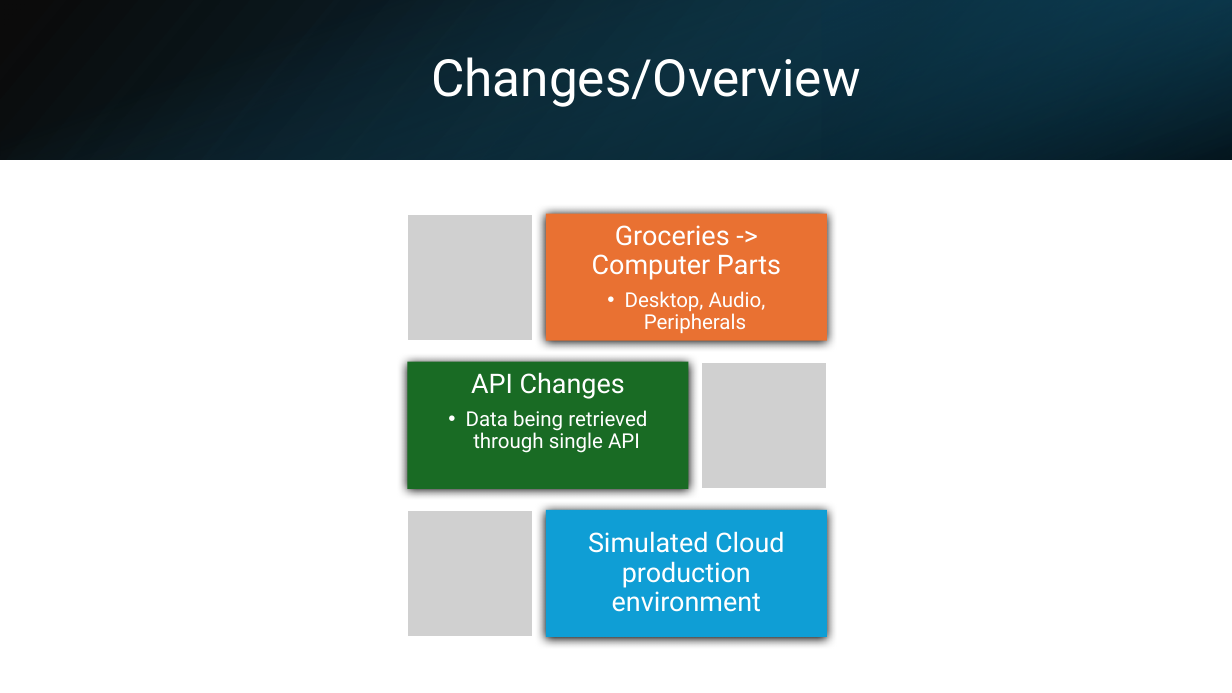
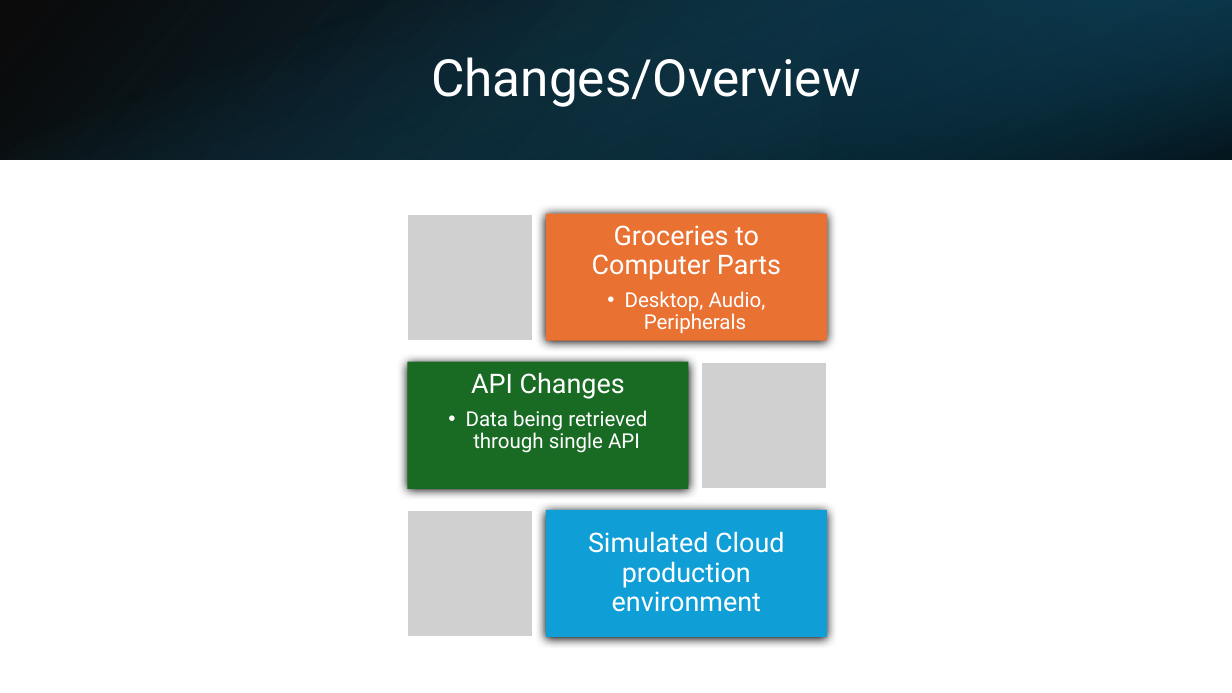
Before and after one commit to Jormungandr72/Cross-Website-Price-Checker, a slide deck: slide 3 of docs/phase_three_docs/Phase_Three_Presentation.pptx. Drawn at 1232x693 pixels with LibreOffice and Linux fonts; fonts in the diff are those of the drawing; grey boxes stand for pictures. Boxes give left, top, right and bottom in pixels: in the first picture for what was removed or moved away, otherwise in the second. Text is boxed around its words. In the diff, an @@ line names an element or a change of style, - is before the commit and + after.

```diff
--- a/docs/phase_three_docs/Phase_Three_Presentation.pptx
+++ b/docs/phase_three_docs/Phase_Three_Presentation.pptx
@@ text at (592,225,781,280): text changed @@
-Groceries -> Computer Parts
+Groceries to Computer Parts
```
Also in this commit, not shown: 7 other slides changed.
